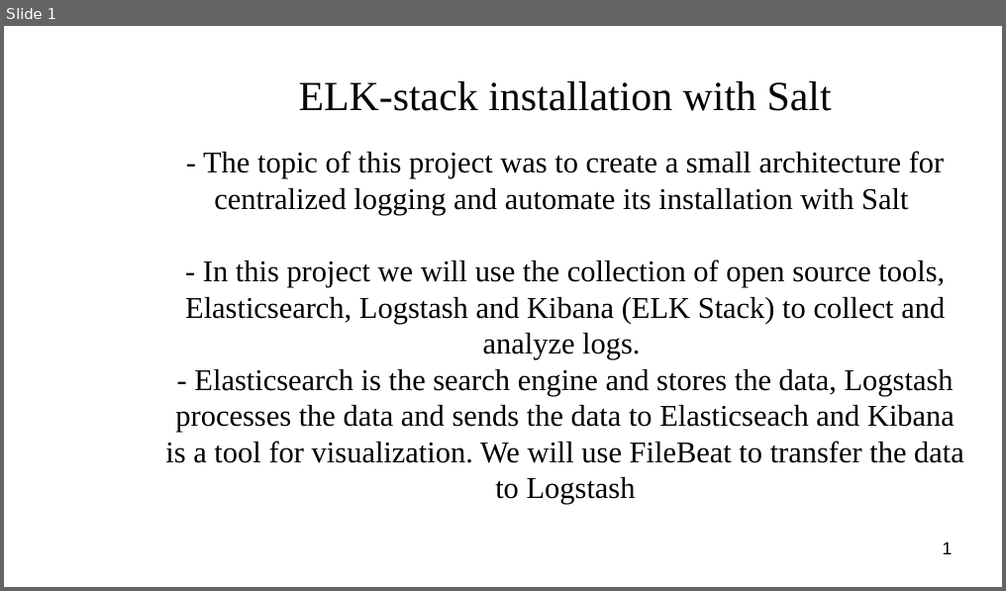
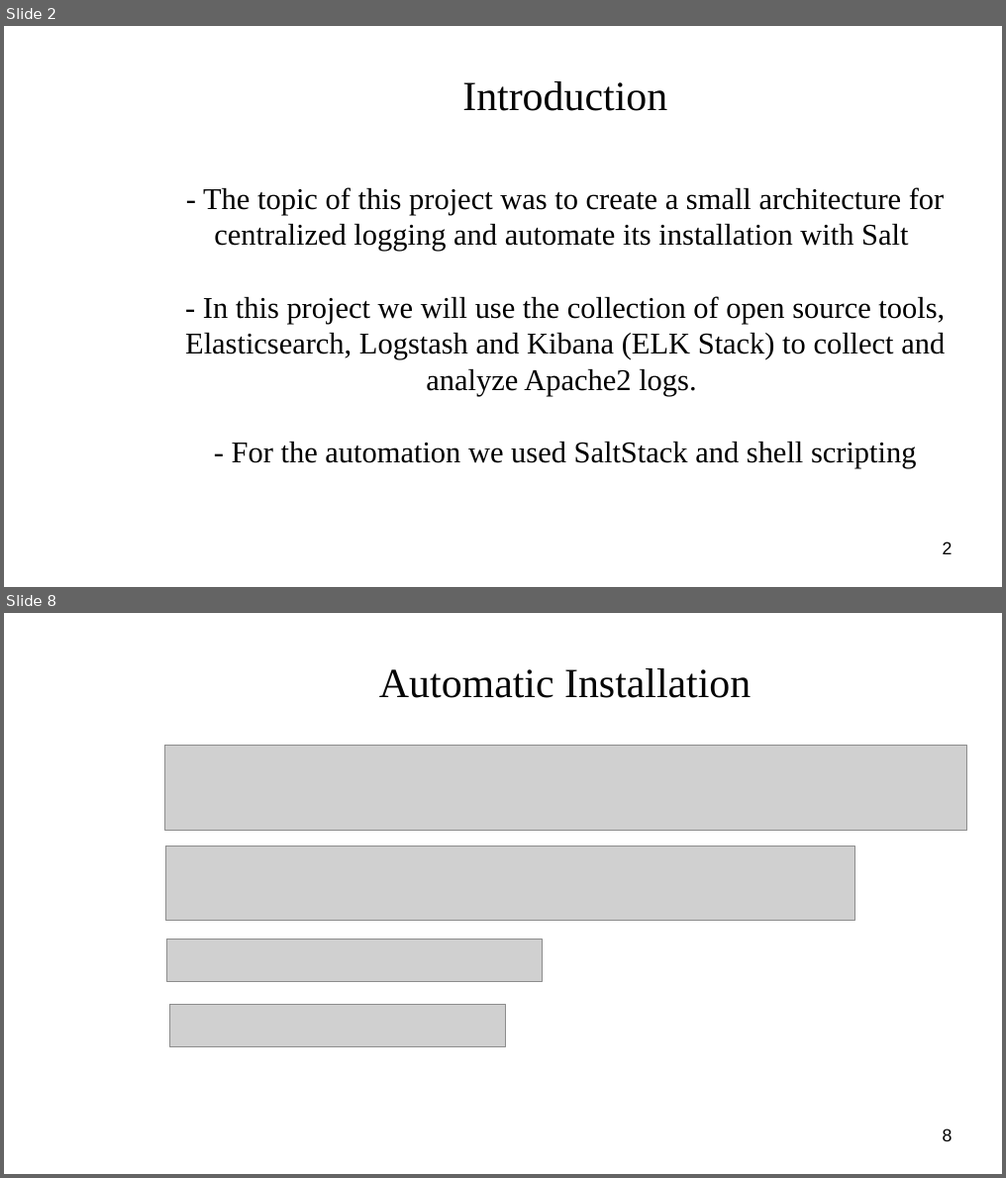
Before and after one commit to niinavi/Jarjestelmaprojekti, a slide deck: project_management/Presentation.odp. Shown one above the other, each under a label of ours: slide 1 before the commit, slides 2 and 8 after it; the slides between them are not shown. The pictures are 1006x591 and 1006x1178 pixels, drawn with LibreOffice and Linux fonts; fonts in the diff are those of the drawing; grey boxes stand for pictures; background and template pictures are left out. Boxes give left, top, right and bottom in pixels: in the first picture for what was removed or moved away, otherwise in the second. Text is boxed around its words. In the diff, an @@ line names an element or a change of style, - is before the commit and + after.

```diff
--- a/project_management/Presentation.odp
+++ b/project_management/Presentation.odp
@@ slide 8 added at [4,613,1002,1174], background picture (left out) @@
@@ title added at [379,668,750,698], 33 pt, text #050505 @@
+Automatic Installation
@@ picture added at [165,746,967,831] @@
@@ picture added at [166,847,855,921] @@
@@ picture added at [167,939,542,982] @@
@@ picture added at [169,1004,506,1048] @@
@@ page number added at [943,1129,952,1142], 14 pt, text #000000 @@
+8
@@ what was slide 1 is now slide 2 @@
@@ slide 2 changed as well @@
@@ title at [462,81,667,111]: text changed @@
-ELK-stack installation with Salt
+Introduction
@@ subtitle at [185,296,944,469]: text changed @@
-- In this project we will use the collection of open source tools, Elasticsearch, Logstash and Kibana (ELK Stack) to collect and analyze logs.
-- Elasticsearch is the search engine and stores the data, Logstash processes the data and sends the data to Elasticseach and Kibana is a tool for visualization. We will use FileBeat to transfer the data to Logstash
+- In this project we will use the collection of open source tools, Elasticsearch, Logstash and Kibana (ELK Stack) to collect and analyze Apache2 logs.
+- For the automation we used SaltStack and shell scripting
@@ page number at [943,542,952,555]: text changed @@
-1
+2
```
Also in this commit, not shown: 9 other slides added.
